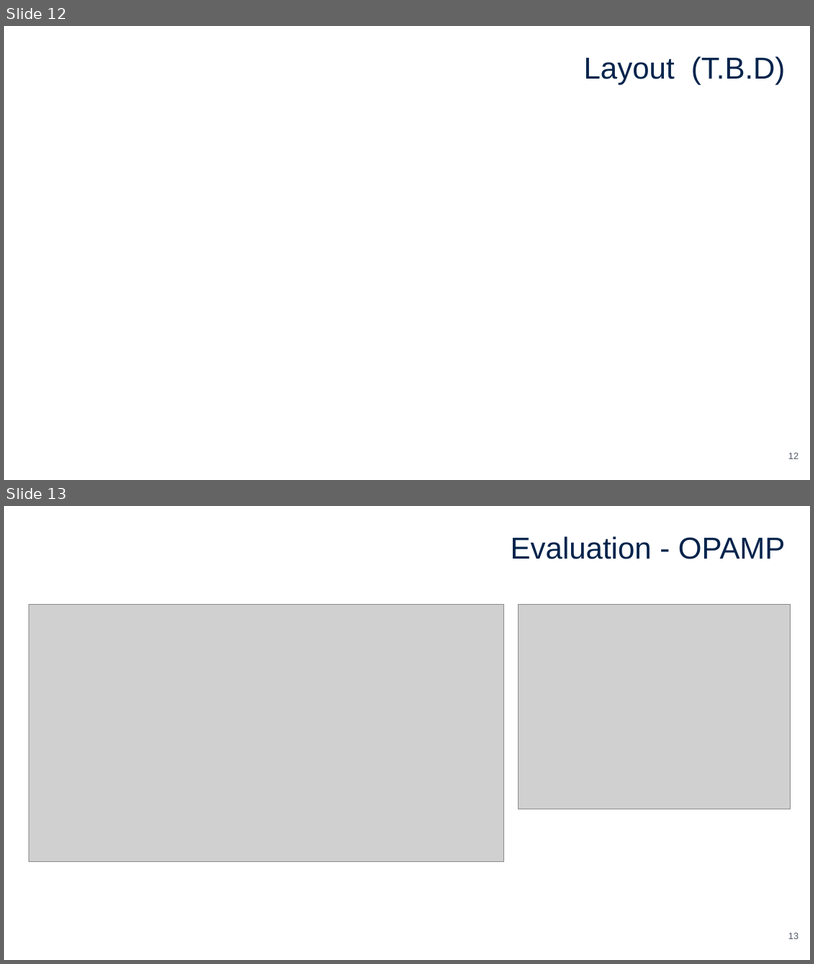
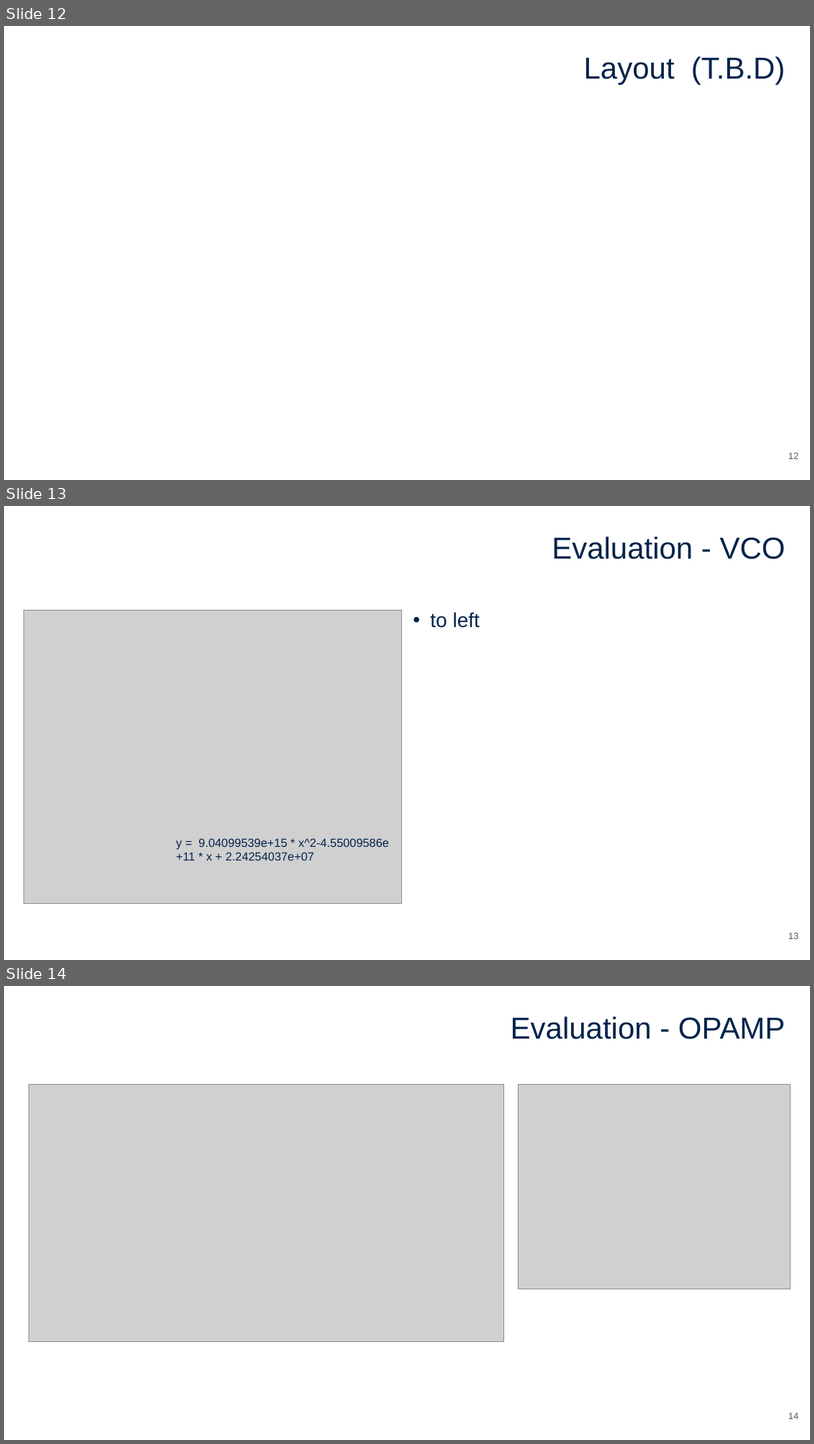
Before and after one commit to yutaka-kotani-stj/2026_sscs_gf180, a slide deck: proposal/proposal_super_long_wave.pptx. Shown one above the other, each under a label of ours: slides 12 and 13 before the commit, slides 12, 13 and 14 after it. The pictures are 814x964 and 814x1444 pixels, drawn with LibreOffice and Linux fonts; fonts in the diff are those of the drawing; grey boxes stand for pictures. Boxes give left, top, right and bottom in pixels: in the first picture for what was removed or moved away, otherwise in the second. Text is boxed around its words. In the diff, an @@ line names an element or a change of style, - is before the commit and + after.

Commit message:
updated proposal slide

```diff
--- a/proposal/proposal_super_long_wave.pptx
+++ b/proposal/proposal_super_long_wave.pptx
@@ slide 13 added at <box>4,506,810,960</box>, background #FFFFFF @@
@@ title added at <box>552,536,786,559</box>, 36 pt, text #03234B @@
+Evaluation - VCO
@@ picture added at <box>24,610,403,903</box> @@
@@ text added at <box>430,612,480,628</box>, 24 pt, text #03234B @@
+• to left
@@ text added at <box>176,838,389,860</box>, 14 pt, text #03234B @@
+y = 9.04099539e+15 * x^2-4.55009586e
++11 * x + 2.24254037e+07
@@ page number added at <box>789,932,799,939</box>, 11 pt, text #525A63 @@
+13
@@ what was slide 13 is now slide 14 @@
@@ page number at <box>789,1412,799,1419</box>: text changed @@
-13
+14
```
Also in this commit, not shown: 2 other files.
